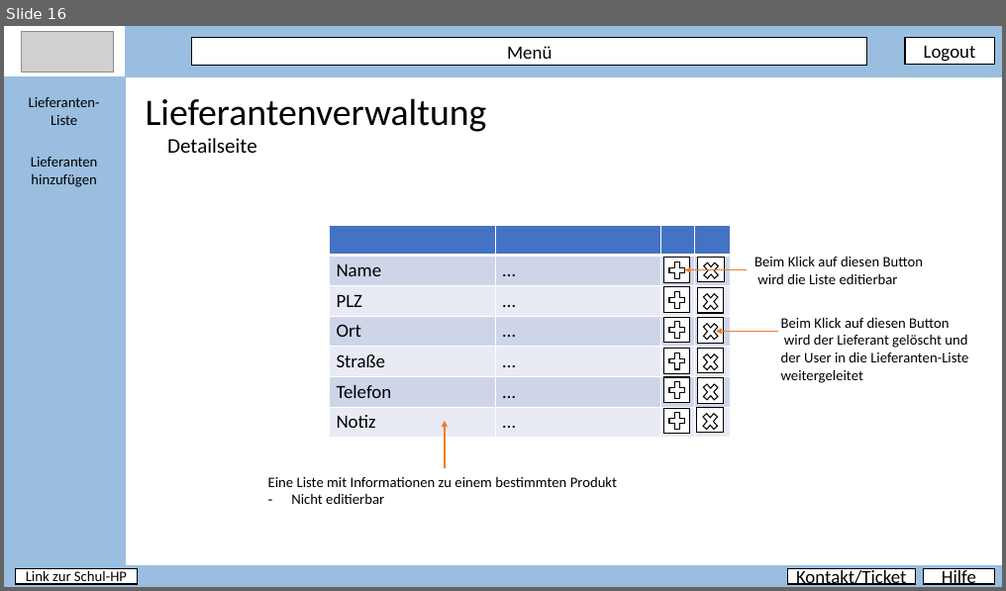
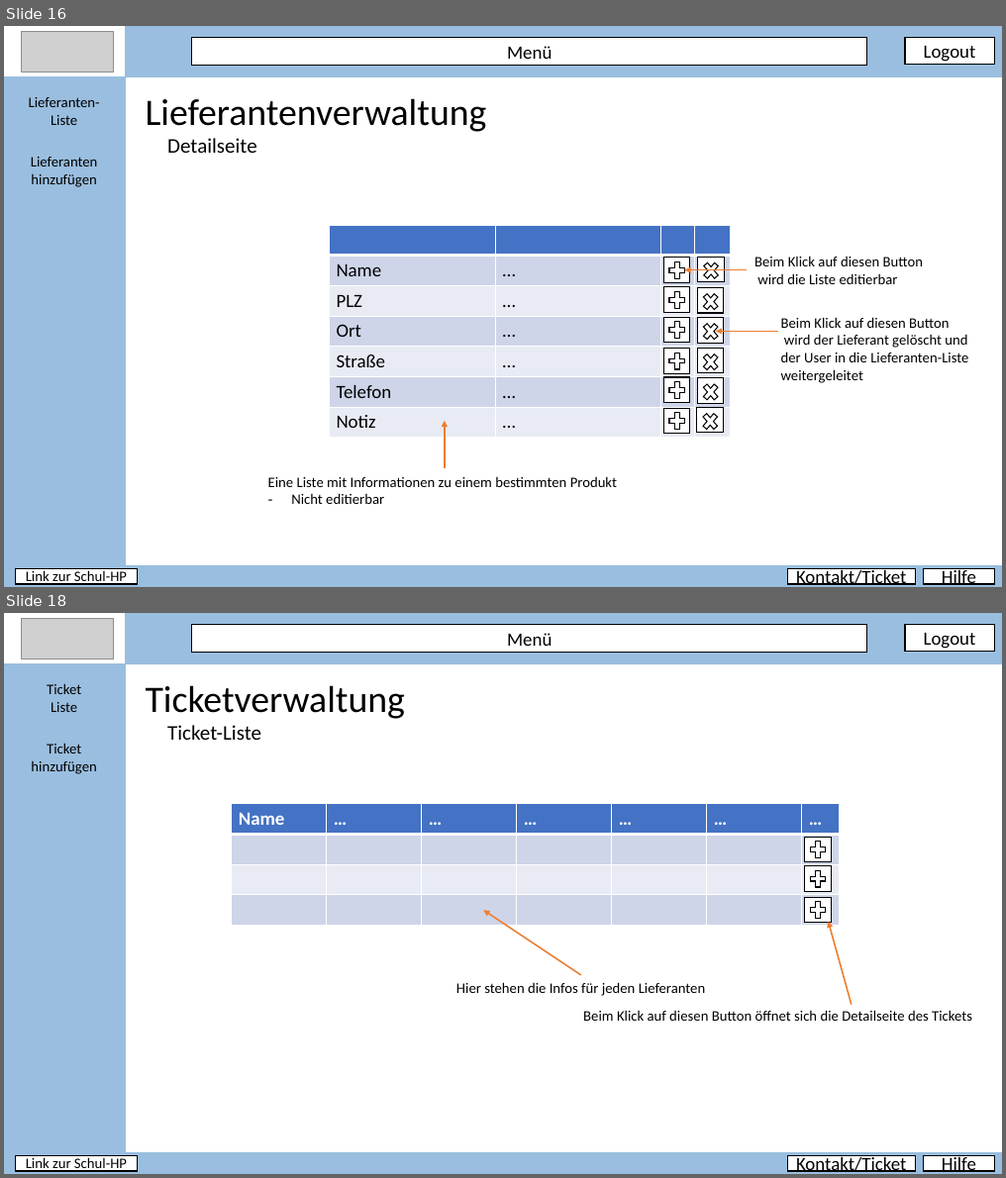
Before and after one commit to PapAnte/g2schoolproject, a slide deck: layout/Layout.pptx. Shown one above the other, each under a label of ours: slide 16 before the commit, slides 16 and 18 after it; the slides between them are not shown. The pictures are 1006x591 and 1006x1178 pixels, drawn with LibreOffice and Linux fonts; fonts in the diff are those of the drawing; grey boxes stand for pictures. Boxes give left, top, right and bottom in pixels: in the first picture for what was removed or moved away, otherwise in the second. Text is boxed around its words. In the diff, an @@ line names an element or a change of style, - is before the commit and + after.

Commit message:
again edited details to layout

```diff
--- a/layout/Layout.pptx
+++ b/layout/Layout.pptx
@@ slide 18 added at (4, 613, 1002, 1174), background #FFFFFF @@
@@ picture added at (21, 618, 114, 659) @@
@@ rectangle added at (126, 613, 1002, 663), fill #9ABEDF, outline #9ABEDF 1 pt @@
@@ rectangle added at (192, 625, 867, 653), fill #FFFFFF, outline #000000 1 pt, 18 pt, text #000000 @@
+Menü
@@ rectangle added at (905, 624, 994, 652), fill #FFFFFF, outline #000000 1 pt, 18 pt, text #000000 @@
+Logout
@@ rectangle added at (4, 663, 126, 1153), fill #9ABEDF, outline #9ABEDF 1 pt @@
@@ text added at (47, 683, 81, 712), 14 pt, text #000000 @@
+Ticket
+Liste
@@ text added at (146, 685, 405, 719), 36 pt, text #000000 @@
+Ticketverwaltung
@@ text added at (167, 725, 261, 740), 20 pt, text #000000 @@
+Ticket-Liste
@@ text added at (31, 743, 96, 774), 14 pt, text #000000 @@
+Ticket hinzufügen
@@ table added at (231, 804, 840, 925), 4 rows, 7 columns @@
+Name | … | … | … | … | … | …
+ |  |  |  |  |  | 
+ |  |  |  |  |  | 
+ |  |  |  |  |  | 
@@ rectangle added at (805, 837, 832, 862), fill #FFFFFF, outline #000000 1 pt @@
@@ plus sign added at (808, 839, 829, 861), fill #FFFFFF, outline #000000 1 pt @@
@@ rectangle added at (805, 866, 832, 891), fill #FFFFFF, outline #000000 1 pt @@
@@ plus sign added at (808, 867, 829, 890), fill #FFFFFF, outline #000000 1 pt @@
@@ rectangle added at (805, 897, 832, 923), fill #FFFFFF, outline #000000 1 pt @@
@@ plus sign added at (808, 899, 829, 922), fill #FFFFFF, outline #000000 1 pt @@
@@ arrow added from (581, 975) to (484, 910), #ED7D31 1.5 pt @@
@@ arrow added from (851, 1004) to (829, 922), #ED7D31 1.5 pt @@
@@ text added at (456, 982, 706, 996), 14 pt, text #000000 @@
+Hier stehen die Infos für jeden Lieferanten
@@ text added at (583, 1010, 972, 1021), 14 pt, text #000000 @@
+Beim Klick auf diesen Button öffnet sich die Detailseite des Tickets
@@ rectangle added at (4, 1153, 1002, 1174), fill #9ABEDF, outline #9ABEDF 1 pt @@
@@ rectangle added at (15, 1156, 138, 1171), fill #FFFFFF, outline #000000 1 pt, 14 pt, text #000000 @@
+Link zur Schul-HP
@@ rectangle added at (788, 1156, 916, 1171), fill #FFFFFF, outline #000000 1 pt, 18 pt, text #000000 @@
+Kontakt/Ticket
@@ rectangle added at (924, 1156, 994, 1171), fill #FFFFFF, outline #000000 1 pt, 18 pt, text #000000 @@
+Hilfe
```
Also in this commit, not shown: 2 slides changed, 2 other slides added.
